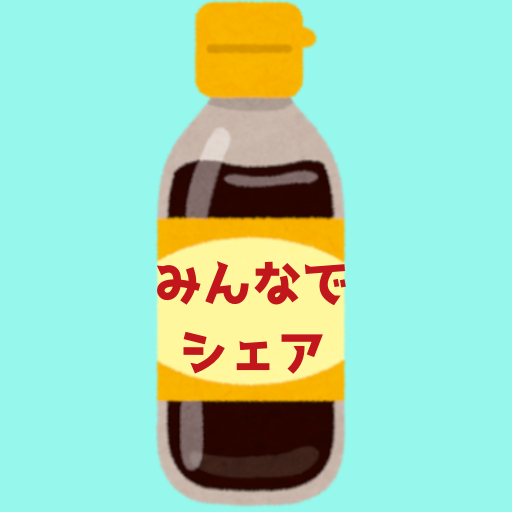
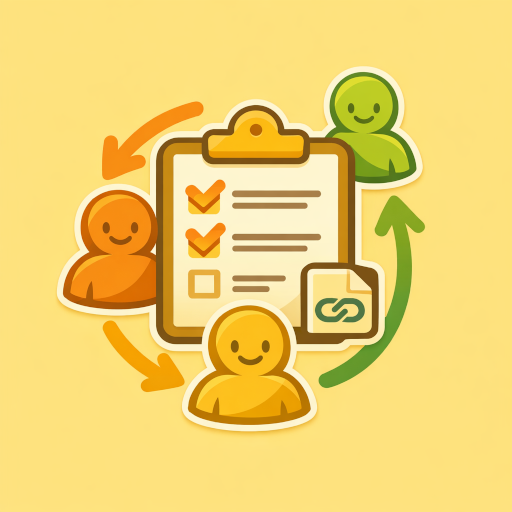
Comparing the layer stacks of the two 512x512 images. Changes:
added layer "OpenAI Playground 2026-04-17 at 09.41.23.png" above "icon-512x512" over (x1=0, y1=0, x2=512, y2=512)
hid group "icon-512x512" (3 layers) over (x1=0, y1=0, x2=512, y2=512)
